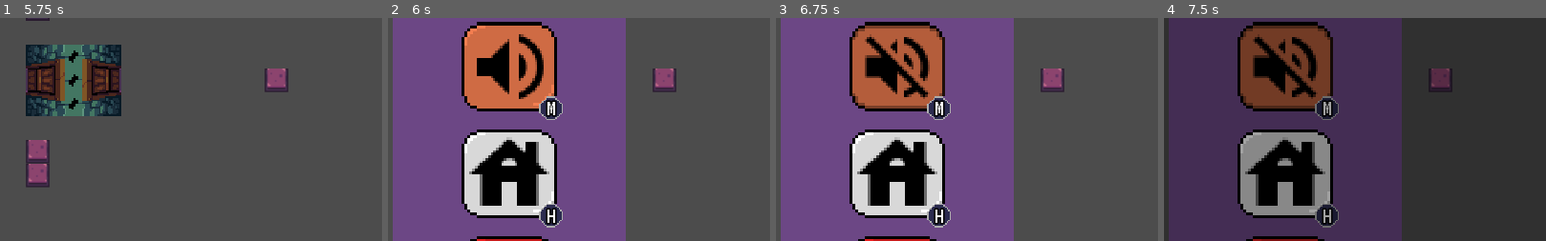
Above: before the commit, frames 1-4 (left to right).
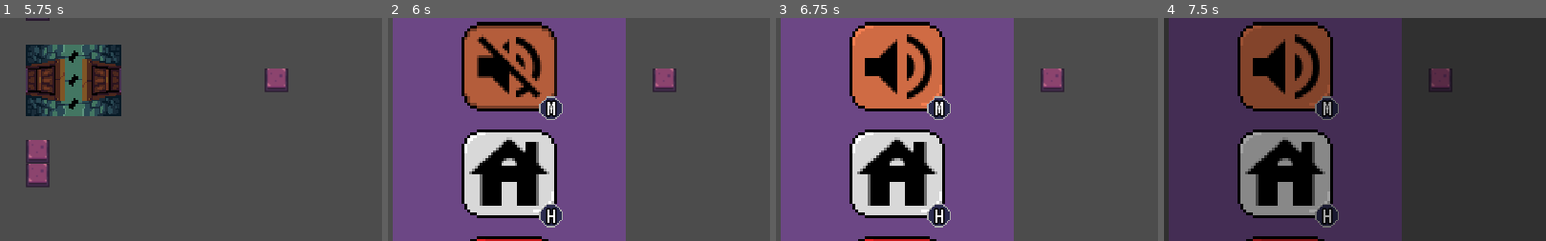
Above: after the commit, the same moments.

Repository: bc5g15/rock-push
Game: Godot game, scene res://Levels/1-3.tscn
Same seed, same stepped clock (60 frames per second), same inputs: the game is played once before the commit and once after it. This scene is started directly instead of the project's main scene.
Inputs (mouse positions are % of the whole screen's width and height, from its top left):
- Up to frame 1 (5.75 s): tap Enter (ui_accept) at 0.5, 0.77, 3.77, 5.27 s; hold Up (ui_up) 0.53-1.25 s; click (93, 5) at 1.25 s; click (50, 26) at 2 s; click (50, 50) at 2.75 s; hold Up (ui_up) 3.53-4.28 s; hold A (left) from 4.28 s (still down)
- Up to frame 2 (6 s): release A (left) at 5.75 s; click (93, 5) at 5.75 s
- Up to frame 3 (6.75 s): click (50, 26) at 6.5 s
- Up to frame 4 (7.5 s): click (50, 50) at 7.25 s
The pictures show only the part of the screen within x 34-84%, y 15-65%; the shares and areas given below are measured in that part.

Frame 1 is identical in both runs. In frame 2, 7.2% of the frame differs, in the area x 20-45%, y 3-41%; in frame 3, 7.2%; in frame 4, 2.4%.

Commit message:
Persist audio button logic across scenes

Diff:
--- a/TopScripts/Audiobutton.gd
+++ b/TopScripts/Audiobutton.gd
@@ -10,7 +10,10 @@
 
 # Called when the node enters the scene tree for the first time.
 func _ready():
-	pass # Replace with function body.
+	var isMute = AudioServer.is_bus_mute(0)
+	aOn.visible = !isMute
+	aOff.visible = isMute
+	pressed = isMute
 
 
 # Called every frame. 'delta' is the elapsed time since the previous frame.
